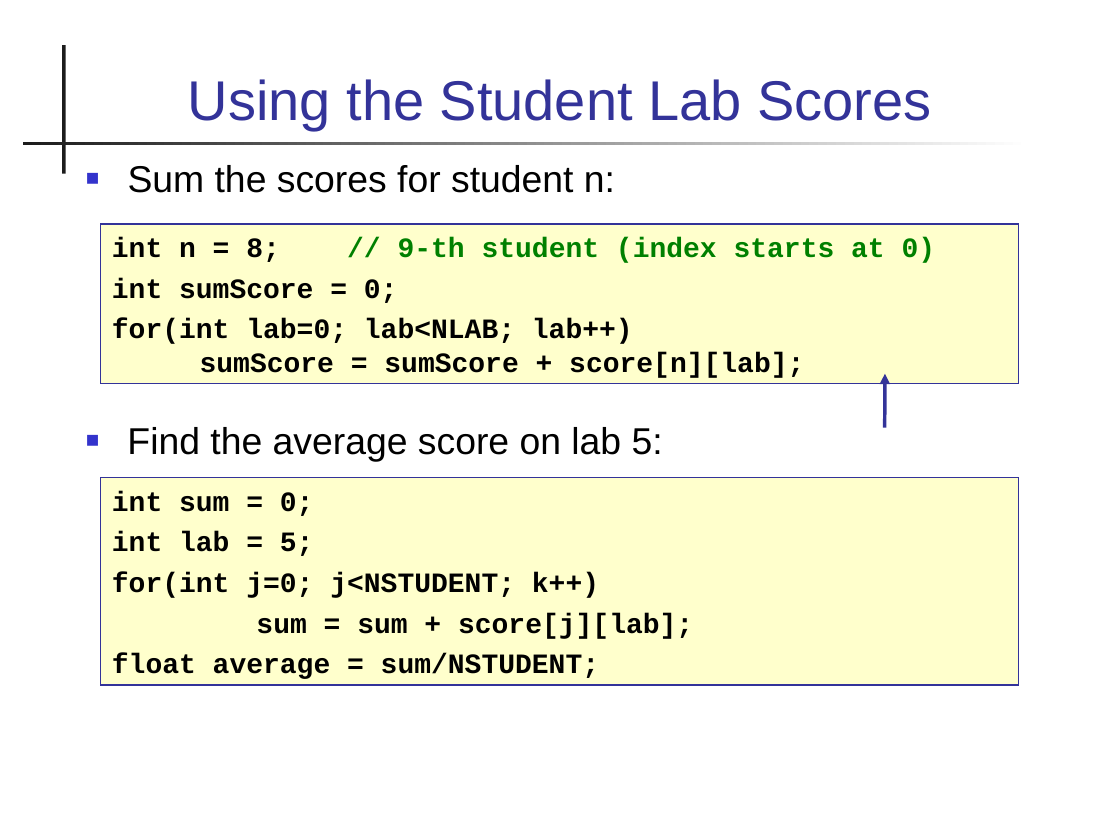
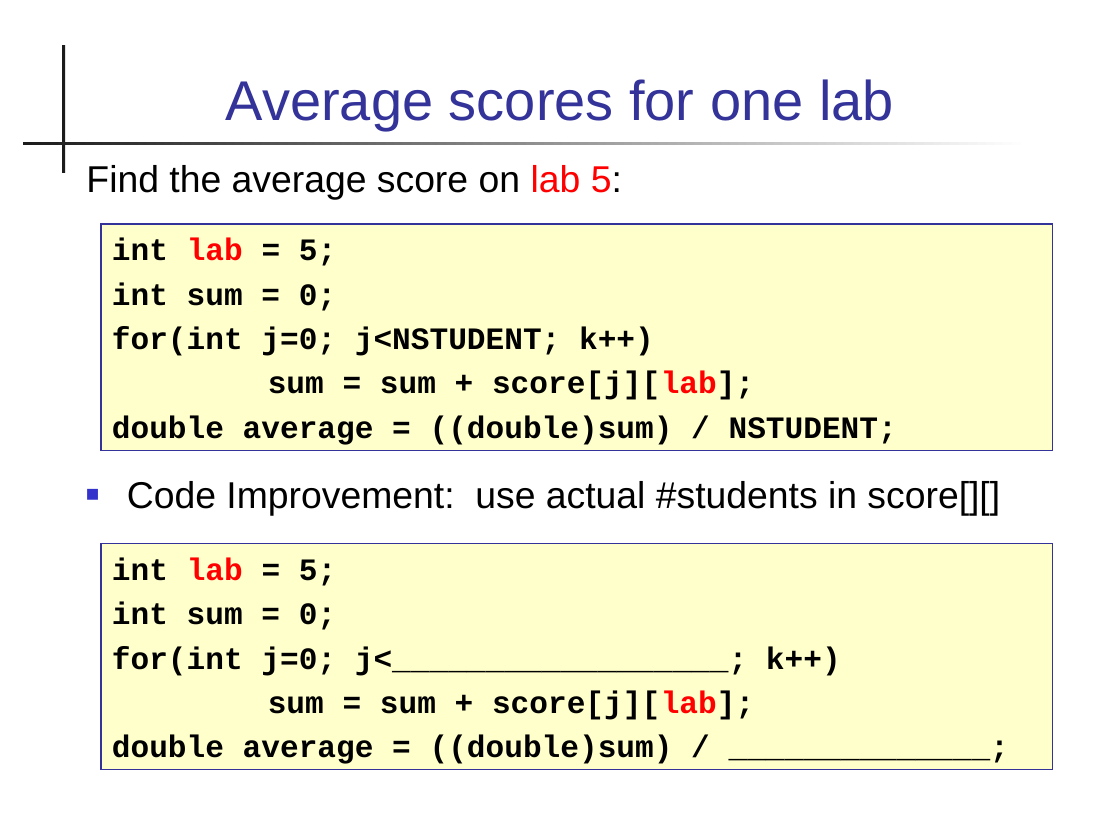
Before and after one commit to cpske/programming1, a slide deck: slide 9 of java-basics/19-Arrays-2D.ppt (slide 8 before the commit). Drawn at 1120x840 pixels with LibreOffice and Linux fonts; fonts in the diff are those of the drawing. Boxes give left, top, right and bottom in pixels: in the first picture for what was removed or moved away, otherwise in the second. Text is boxed around its words. In the diff, an @@ line names an element or a change of style, - is before the commit and + after.

```diff
--- a/java-basics/19-Arrays-2D.ppt
+++ b/java-basics/19-Arrays-2D.ppt
@@ title at (x1=226, y1=79, x2=894, y2=130): text changed @@
-Using the Student Lab Scores
+Average scores for one lab
@@ text "Find the average score on ..." moved from (x1=127, y1=427, x2=663, y2=462) to (x1=86, y1=165, x2=622, y2=200) @@
@@ text "Find the average score on ..." at (x1=86, y1=165, x2=622, y2=200): text colour #000000 to #FF0000 in "lab 5:"; bullet ■ to none @@
@@ text removed at (x1=128, y1=165, x2=615, y2=193) @@
-■ Sum the scores for student n:
@@ rectangle removed at (x1=101, y1=224, x2=1019, y2=384) @@
-int n = 8; // 9-th student (index starts at 0)
-int sumScore = 0;
-for(int lab=0; lab<NLAB; lab++)
-sumScore = sumScore + score[n][lab];
@@ rectangle added at (x1=101, y1=224, x2=1053, y2=450), fill #FFFFCC, outline #333399 0.74 pt, 20 pt, text #000000, bold @@
+int lab = 5;
+int sum = 0;
+for(int j=0; j<NSTUDENT; k++)
+sum = sum + score[j][lab];
+double average = ((double)sum) / NSTUDENT;
@@ arrow removed from (885, 426) to (885, 374) @@
@@ text added at (x1=127, y1=481, x2=1000, y2=516), 24 pt, text #000000 @@
+■ Code Improvement: use actual #students in score[][]
@@ rectangle "int lab = 5;" resized from (x1=101, y1=477, x2=1019, y2=684) to (x1=101, y1=543, x2=1053, y2=769) @@
@@ text in rectangle at (x1=112, y1=558, x2=336, y2=586): paragraph added @@
+int lab = 5;
@@ text in rectangle at (x1=112, y1=602, x2=754, y2=720): size 18 to 20 pt in "int sum = 0;", "sum = sum + score[j][lab];"; text colour #000000 to #FF0000 in "score[j][lab];" @@
@@ text in rectangle at (x1=112, y1=646, x2=841, y2=676): text changed; size 18 to 20 pt @@
-int lab = 5;
-for(int j=0; j<NSTUDENT; k++)
+for(int j=0; j<__________________; k++)
@@ text in rectangle at (x1=112, y1=735, x2=673, y2=764): text changed; size 18 to 20 pt @@
-float average = sum/NSTUDENT;
+double average = ((double)sum) / ______________;
```
Also in this commit, not shown: 12 other slides changed, 3 slides added, 4 slides removed, 6 other files.
